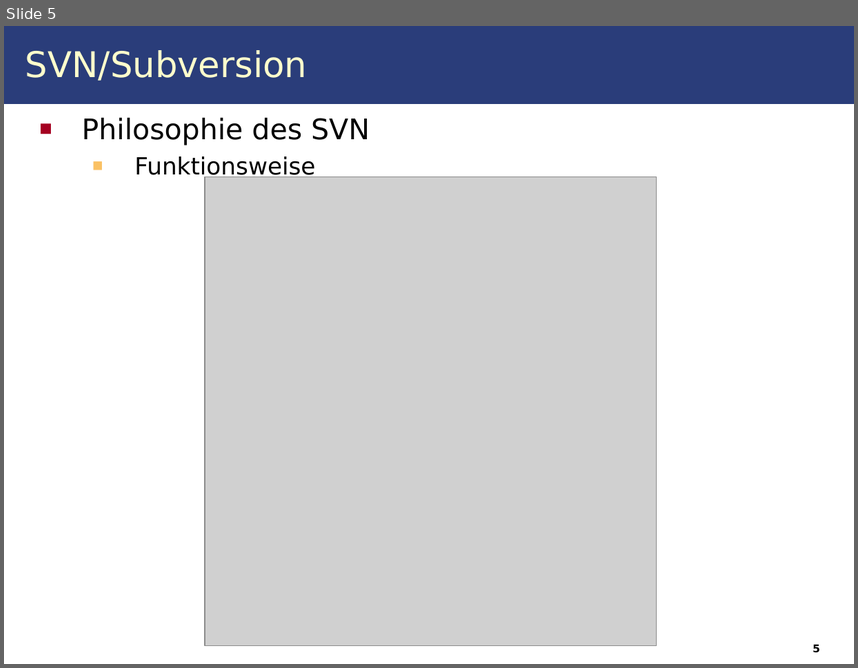
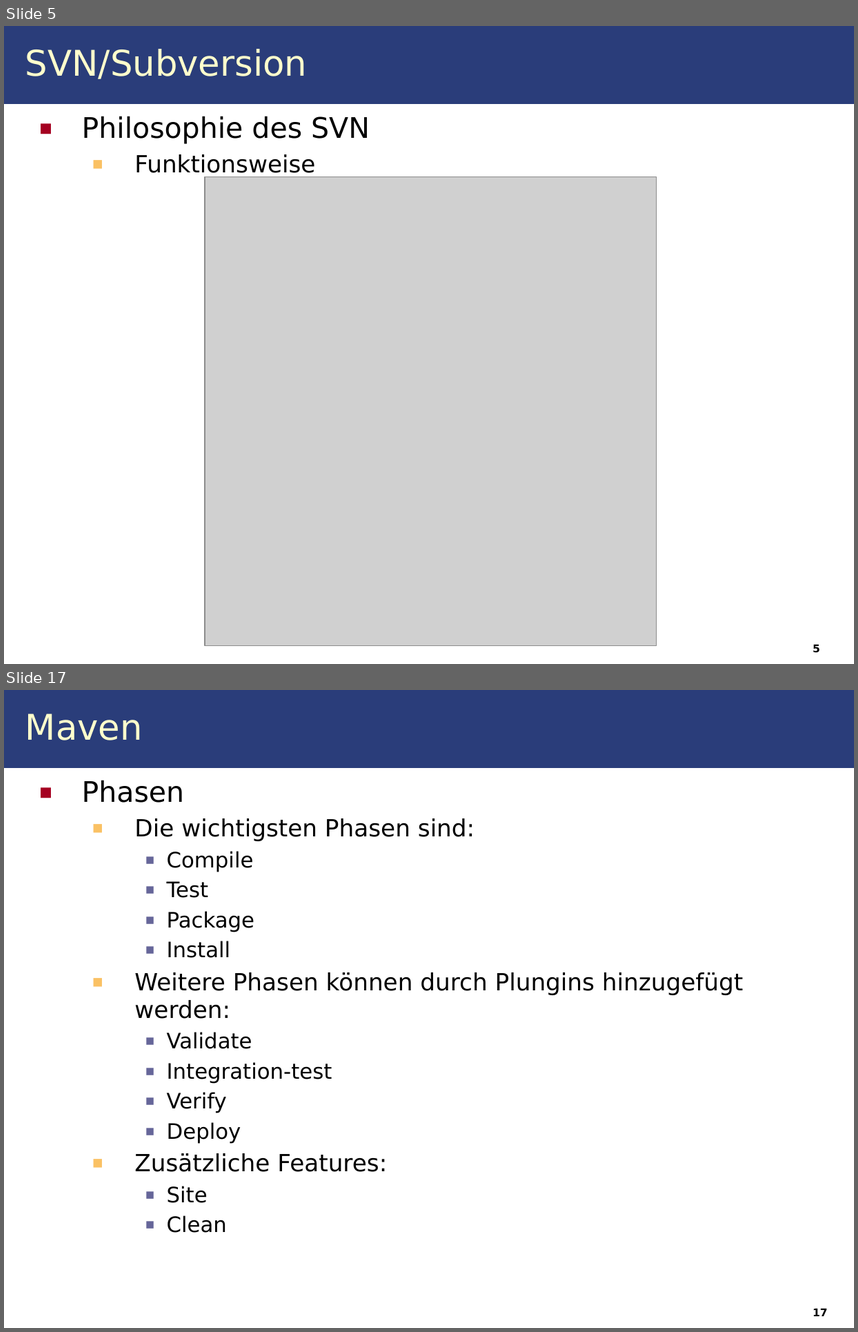
Before and after one commit to IAAS/decidr, a slide deck: seminars/at/Seminar.ppt. Shown one above the other, each under a label of ours: slide 5 before the commit, slides 5 and 17 after it; the slides between them are not shown. The pictures are 858x668 and 858x1332 pixels, drawn with LibreOffice and Linux fonts; fonts in the diff are those of the drawing; grey boxes stand for pictures. Boxes give left, top, right and bottom in pixels: in the first picture for what was removed or moved away, otherwise in the second. Text is boxed around its words. In the diff, an @@ line names an element or a change of style, - is before the commit and + after.

```diff
--- a/seminars/at/Seminar.ppt
+++ b/seminars/at/Seminar.ppt
@@ slide 17 added at <box>4,690,854,1328</box>, background #FFFFFF; not listed: 1 template element that a slide beside it also shows @@
@@ title added at <box>25,713,143,740</box>, 30 pt, text #FFFFCC @@
+Maven
@@ text added at <box>82,780,743,1232</box>, 20 pt, text #000000 @@
+■ Phasen
+  ■ Die wichtigsten Phasen sind:
+    ■ Compile
+    ■ Test
+    ■ Package
+    ■ Install
+  ■ Weitere Phasen können durch Plungins hinzugefügt werden:
+    ■ Validate
+    ■ Integration-test
+    ■ Verify
+    ■ Deploy
+  ■ Zusätzliche Features:
+    ■ Site
+    ■ Clean
@@ page number added at <box>813,1308,827,1316</box>, 9 pt, text #000000, bold @@
+17
@@ slide 5 changed as well @@
@@ title "SVN/Subversion" at <box>25,49,308,79</box>: line spacing 1 to 0.97 @@
@@ text "Philosophie des SVN" at <box>82,116,370,178</box>: line spacing 1 to 0.97 @@
```
Also in this commit, not shown: 5 other slides changed, 13 other slides added, 9 other files.
